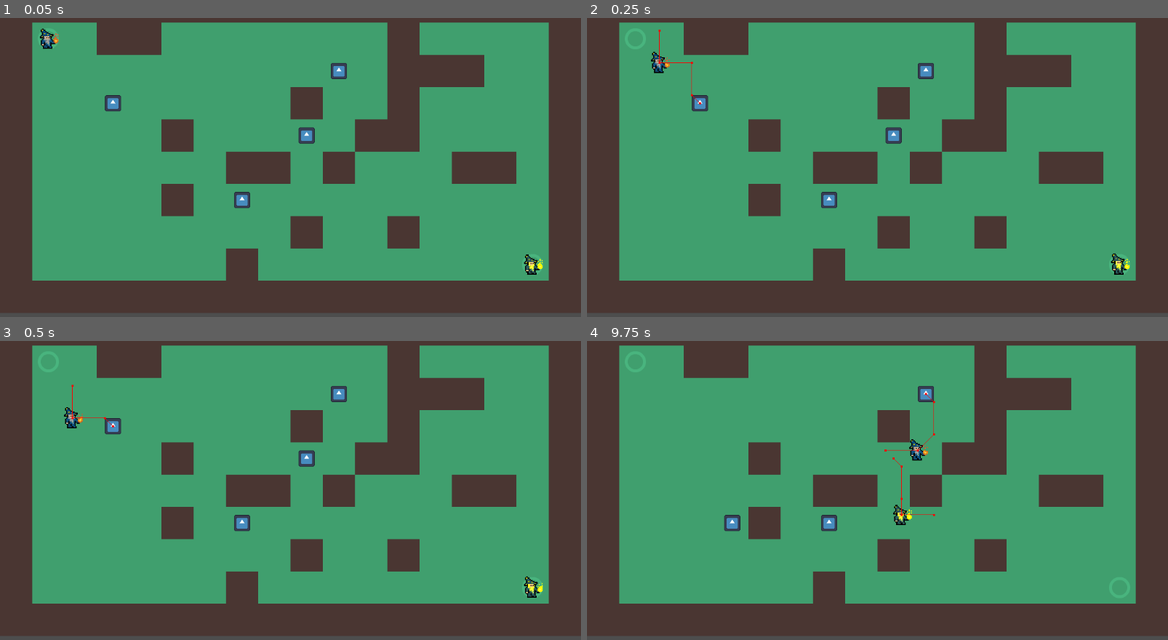
Above: before the commit, frames 1-4 (two rows, left to right).
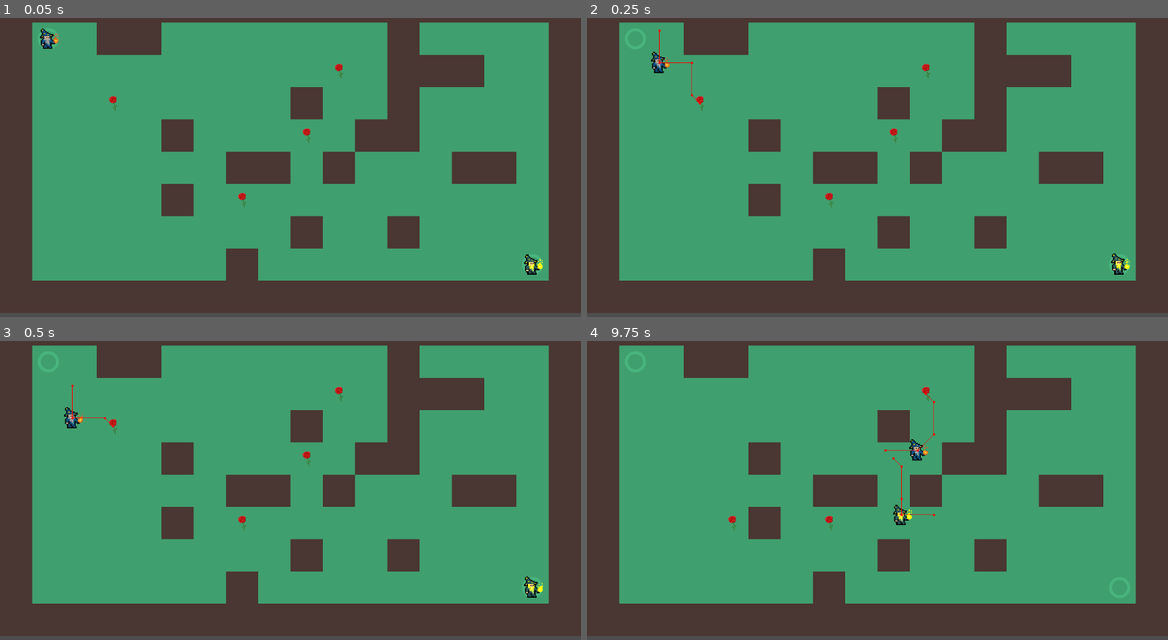
Above: after the commit, the same moments.

Repository: Crhonopost/poa-wizard
Game: Godot game, scene res://Level/level.tscn
Two runs of this game, one before a commit and one after it. Both use one fixed random seed, a clock stepped at 60 frames per second and the inputs below. The engine's default icon, where the game draws it, is replaced by a stand-in: a white triangle on a blue panel in a dark square.
Inputs (mouse positions are in pixels of both pictures, inside the frame that each line leads up to):
- Up to frame 1 (0.05 s): no input
- Up to frame 2 (0.25 s): no input
- Up to frame 3 (0.5 s): no input
- Up to frame 4 (9.75 s): move the mouse to (1005, 460) at 0.52 s; move the mouse to (761, 493) at 1.27 s; move the mouse to (935, 403) at 2.02 s; tap Enter at 2.75 s; move the mouse to (848, 541) at 2.77 s; move the mouse to (1051, 526) at 3.52 s; tap Space at 4.25 s; move the mouse to (703, 427) at 4.27 s; move the mouse to (906, 475) at 5.02 s; move the mouse to (790, 394) at 5.77 s; move the mouse to (1005, 460) at 6.52 s; move the mouse to (761, 493) at 7.27 s; move the mouse to (935, 403) at 8.02 s; move the mouse to (848, 541) at 8.77 s; move the mouse to (1051, 526) at 9.52 s

The runs differ from the first frame. In frame 1, 0.6% of the frame differs, in the area x 18-60%, y 15-64%; in frame 2, 0.6%; in frame 3, 0.6%; in frame 4, 0.5%.

Commit message:
add flower sprite

Diff:
--- a/godot-wizard/Environement/flower.tscn
+++ b/godot-wizard/Environement/flower.tscn
@@ -1,8 +1,8 @@
 [gd_scene load_steps=5 format=3 uid="uid://dawlr045yvdmt"]
 
-[ext_resource type="Texture2D" uid="uid://dh850kptbdmvp" path="res://icon.svg" id="1_qs25t"]
 [ext_resource type="Script" path="res://Environement/flower.gd" id="1_rl6xt"]
 [ext_resource type="PackedScene" uid="uid://dp8ox6w60jli5" path="res://components/collectible_component.tscn" id="2_i4mho"]
+[ext_resource type="Texture2D" uid="uid://bogh5l3vye3uj" path="res://Environement/Flowers_Without_Outline_Spritesheet.png" id="2_l5yyi"]
 
 [sub_resource type="RectangleShape2D" id="RectangleShape2D_a3ugt"]
 size = Vector2(36, 38)
@@ -11,8 +11,10 @@
 script = ExtResource("1_rl6xt")
 
 [node name="Sprite2D" type="Sprite2D" parent="."]
-scale = Vector2(0.25, 0.25)
-texture = ExtResource("1_qs25t")
+texture_filter = 1
+texture = ExtResource("2_l5yyi")
+region_enabled = true
+region_rect = Rect2(99, 32.434, 24, 30)
 
 [node name="CollectibleComponent" parent="." instance=ExtResource("2_i4mho")]
 
Not shown, added: godot-wizard/Environement/Flowers_With_Outline_Spritesheet.png.import
Binary file added: godot-wizard/Environement/Flowers_Without_Outline_Spritesheet.png
Not shown, added: godot-wizard/Environement/Flowers_Without_Outline_Spritesheet.png.import
